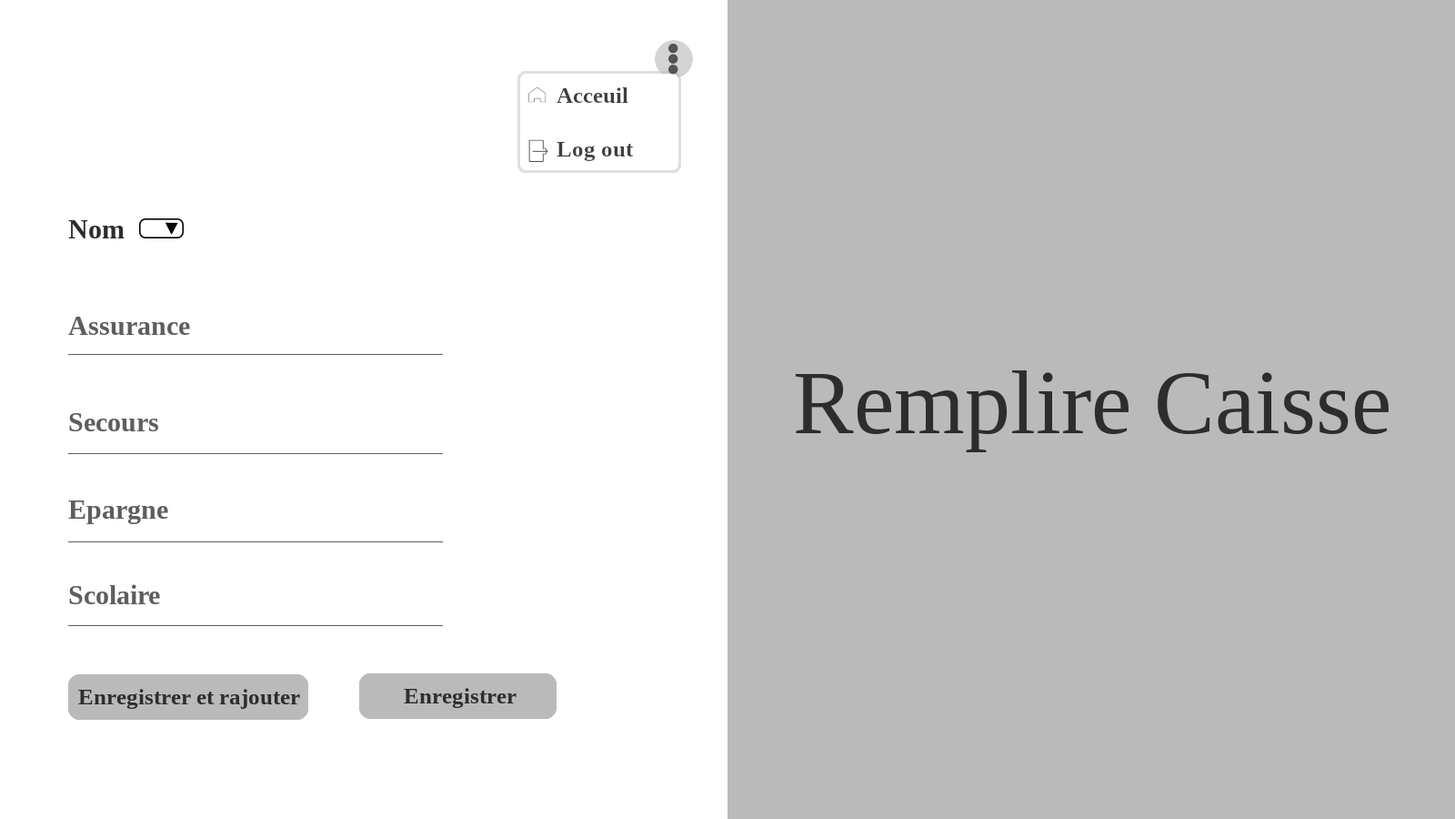
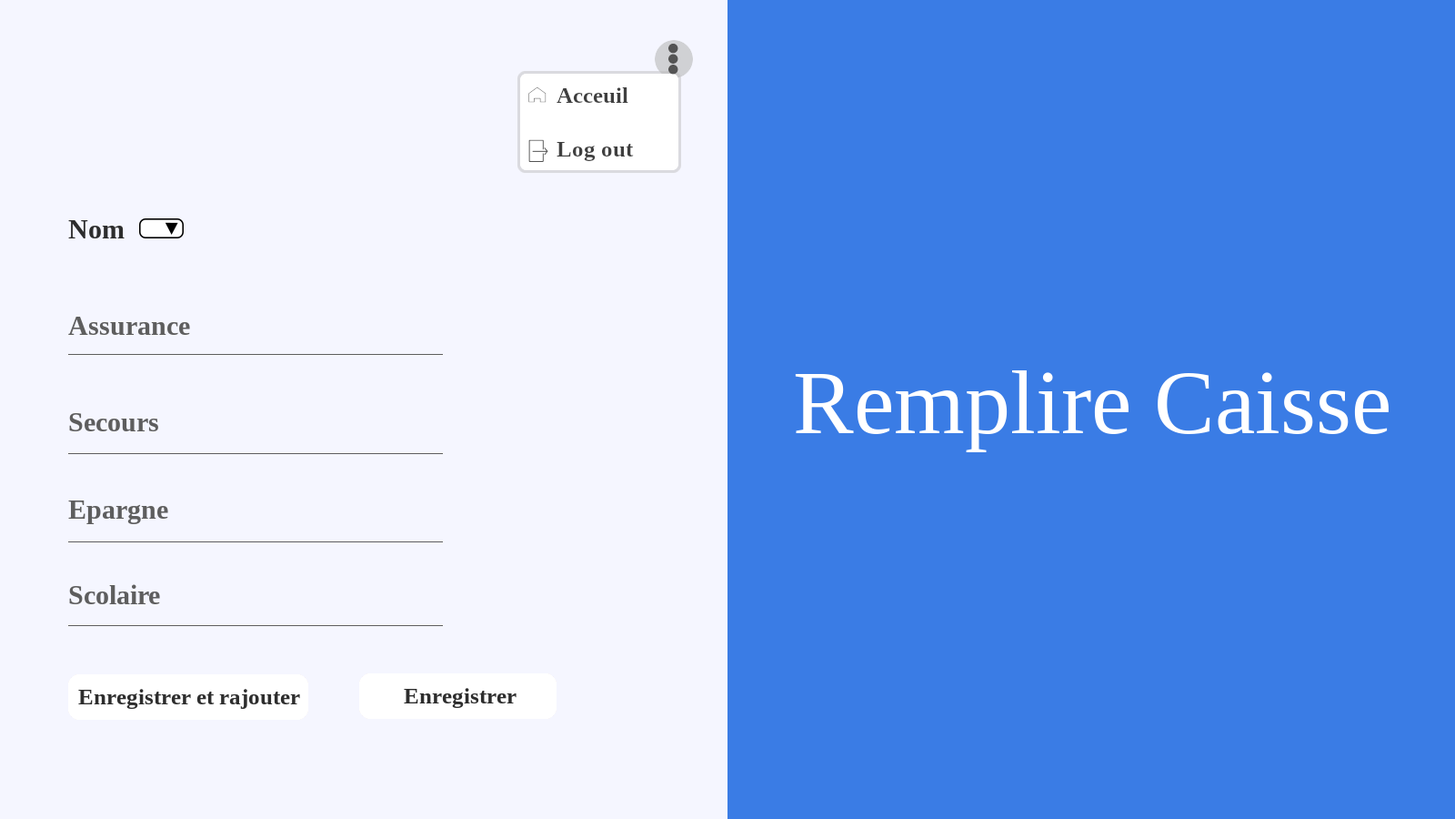
Layers edited between the first and the second 1455px x 819px image:
painted on "Remplire Caisse" over [794, 370, 1389, 453]
painted on "cadre #1" over [359, 673, 557, 719]
painted on "cadre" over [68, 674, 309, 720]
painted on "cote_nom" over [727, 0, 1455, 819]
painted on "cote_fonction" over [0, 0, 728, 819]
